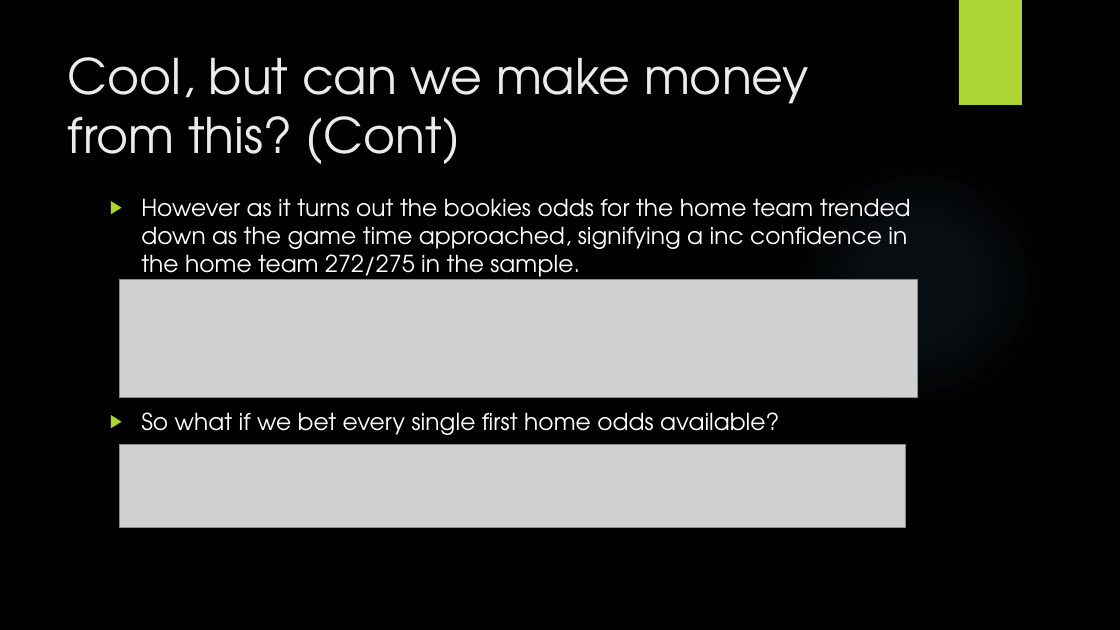
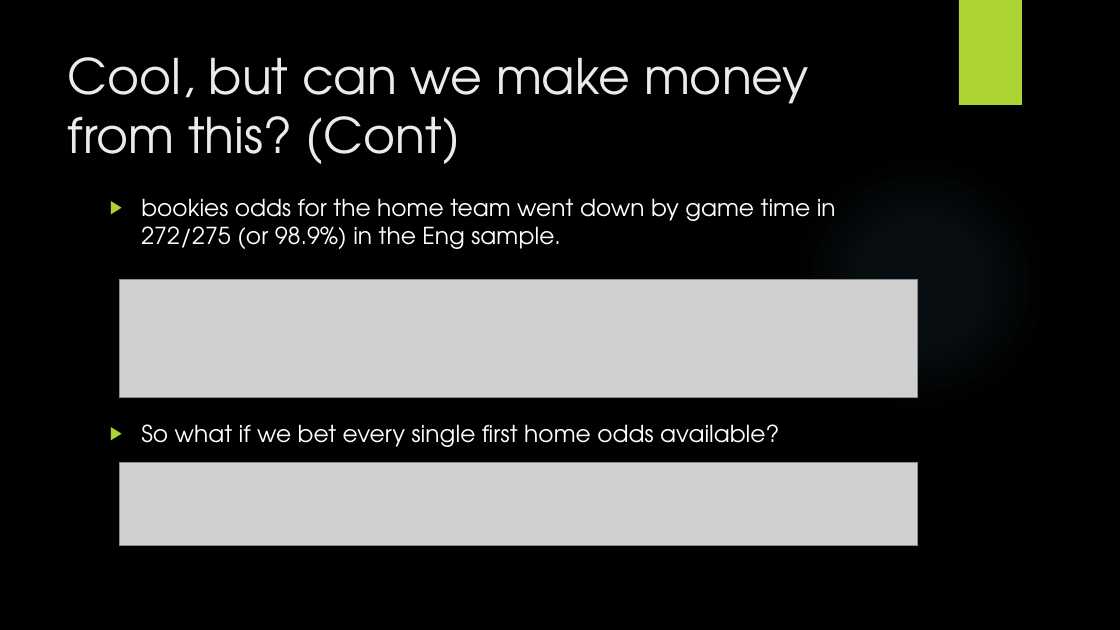
Before and after one commit to samerarbaji/project1, a slide deck: slide 11 of Cleansing/Project1/Sports Betting.pptx. Drawn at 1120x630 pixels with LibreOffice and Linux fonts; fonts in the diff are those of the drawing; grey boxes stand for pictures; background and template pictures are left out. Boxes give left, top, right and bottom in pixels: in the first picture for what was removed or moved away, otherwise in the second. Text is boxed around its words. In the diff, an @@ line names an element or a change of style, - is before the commit and + after.

```diff
--- a/Cleansing/Project1/Sports Betting.pptx
+++ b/Cleansing/Project1/Sports Betting.pptx
@@ text at (141,198,836,249): text changed @@
-▶ However as it turns out the bookies odds for the home team trended down as the game time approached, signifying a inc confidence in the home team 272/275 in the sample.
+▶ bookies odds for the home team went down by game time in 272/275 (or 98.9%) in the Eng sample.
@@ picture: place and size @@
-picture at (119,444,906,528)
+picture at (119,463,918,546)
```
Also in this commit, not shown: 2 other slides changed, 2 other files.
